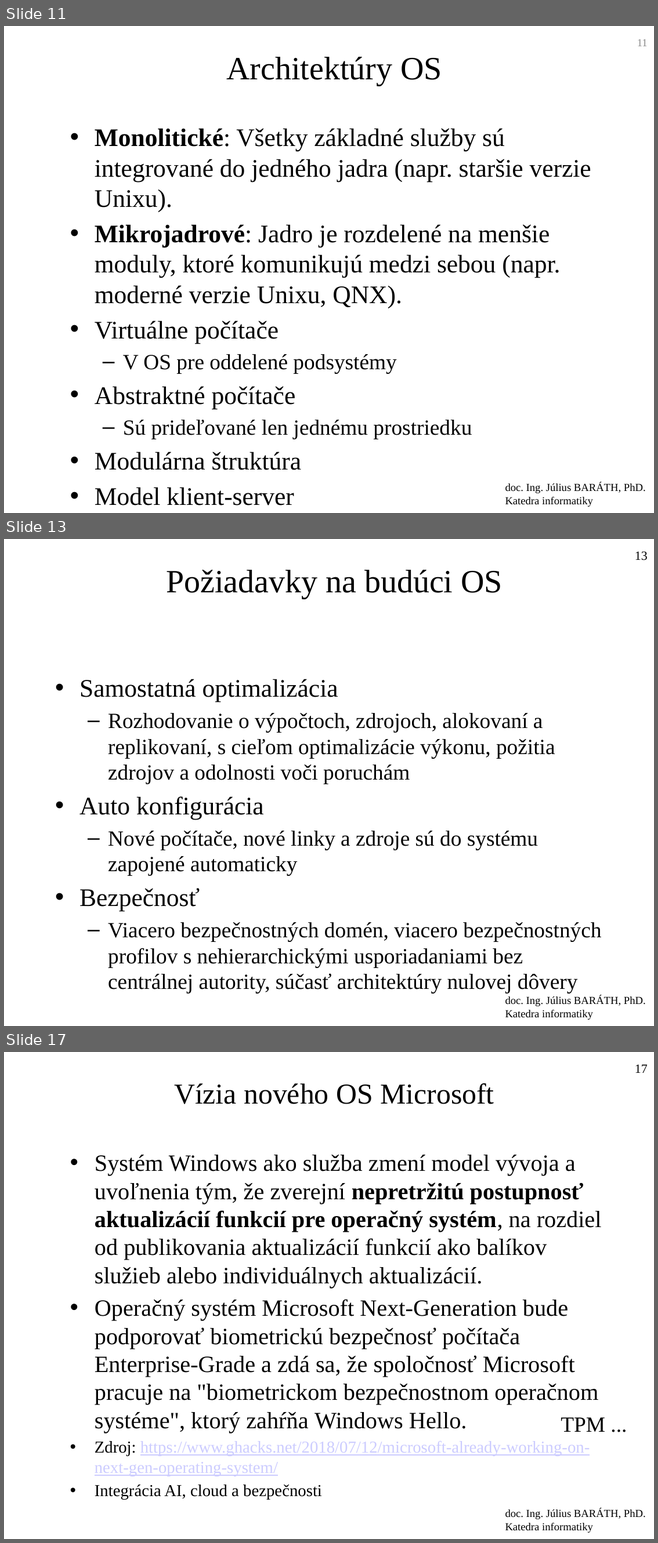
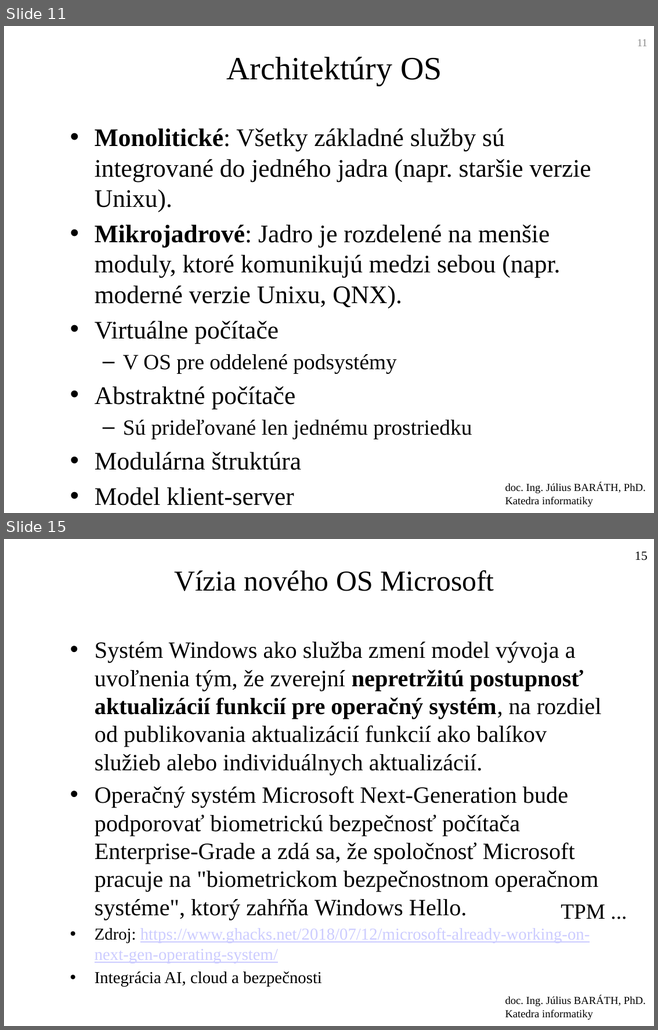
Before and after one commit to jb23lm87/OS-prednasky, a slide deck: OS 1 Úvod do OS.pptx. Shown one above the other, each under a label of ours: slides 11, 13 and 17 before the commit, slides 11 and 15 after it; the slides between them are not shown. The pictures are 658x1543 and 658x1030 pixels, drawn with LibreOffice and Linux fonts; fonts in the diff are those of the drawing. Boxes give left, top, right and bottom in pixels: in the first picture for what was removed or moved away, otherwise in the second. Text is boxed around its words. In the diff, an @@ line names an element or a change of style, - is before the commit and + after.

```diff
--- a/OS 1 Úvod do OS.pptx
+++ b/OS 1 Úvod do OS.pptx
@@ slide 13 removed at (x1=4, y1=539, x2=654, y2=1026), background #FFFFFF; not listed: 1 template element that a slide beside it also shows @@
@@ page number removed at (x1=634, y1=551, x2=647, y2=560) @@
-13
@@ title removed at (x1=166, y1=570, x2=502, y2=598) @@
-Požiadavky na budúci OS
@@ text removed at (x1=79, y1=679, x2=601, y2=994) @@
-• Samostatná optimalizácia
-  – Rozhodovanie o výpočtoch, zdrojoch, alokovaní a replikovaní, s cieľom optimalizácie výkonu, požitia zdrojov a odolnosti voči poruchám
-• Auto konfigurácia
-  – Nové počítače, nové linky a zdroje sú do systému zapojené automaticky
-• Bezpečnosť
-  – Viacero bezpečnostných domén, viacero bezpečnostných profilov s nehierarchickými usporiadaniami bez centrálnej autority, súčasť architektúry nulovej dôvery
@@ what was slide 17 is now slide 15 @@
@@ page number at (x1=634, y1=551, x2=647, y2=560): text changed @@
-17
+15
```
Also in this commit, not shown: 1 slide changed, 2 slides added, 3 other slides removed.
